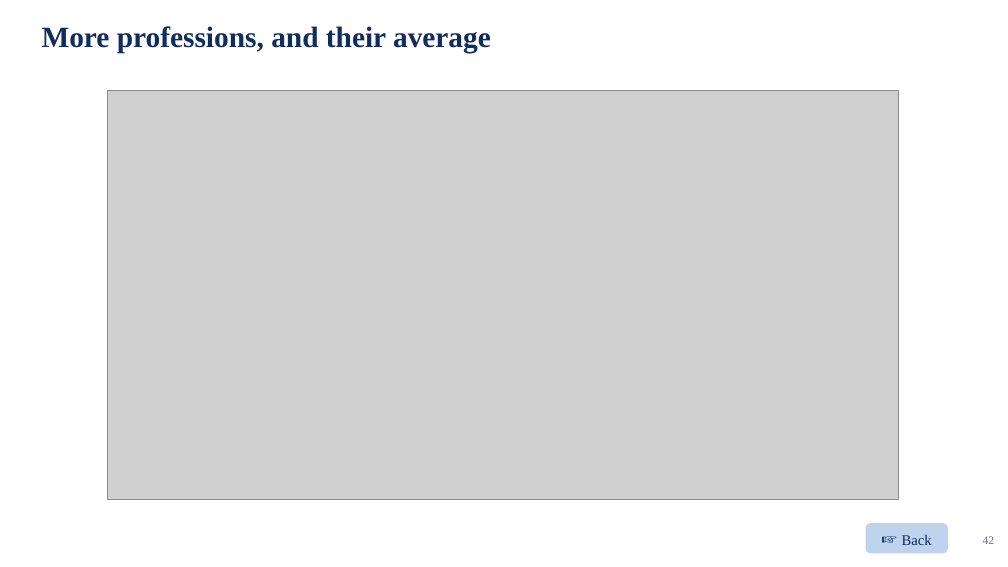
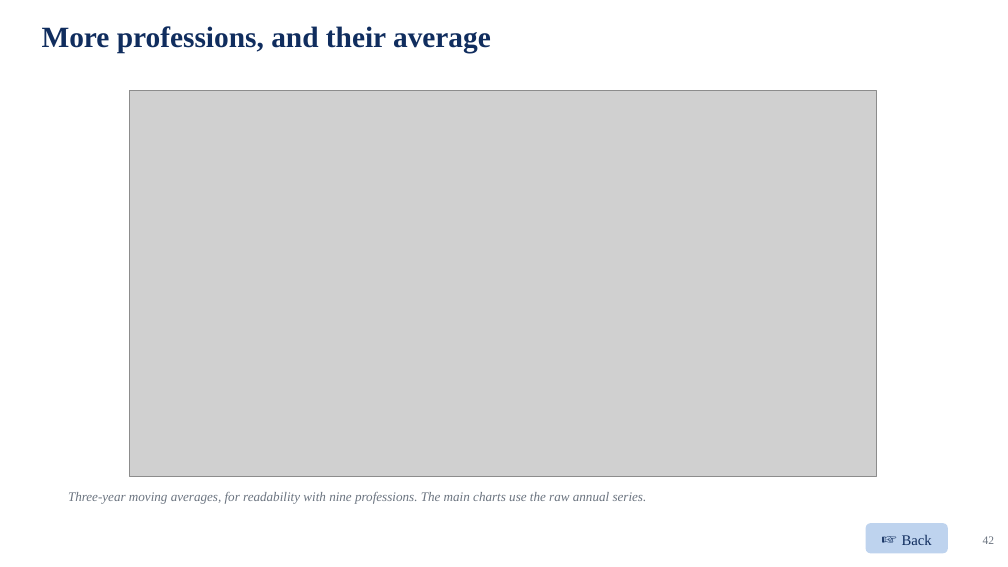
Before and after one commit to jedr1-ship-it/Alternative-Pathways----Quant, a slide deck: slide 42 of report/data_cluster/Proyect_US_cluster.pptx. Drawn at 1008x567 pixels with LibreOffice and Linux fonts; fonts in the diff are those of the drawing; grey boxes stand for pictures. Boxes give left, top, right and bottom in pixels: in the first picture for what was removed or moved away, otherwise in the second. Text is boxed around its words. In the diff, an @@ line names an element or a change of style, - is before the commit and + after.

```diff
--- a/report/data_cluster/Proyect_US_cluster.pptx
+++ b/report/data_cluster/Proyect_US_cluster.pptx
@@ picture: place and size @@
-picture at (107, 91, 898, 499)
+picture at (129, 91, 876, 476)
@@ text added at (68, 492, 647, 504), 12.5 pt, text #6B7480, italic @@
+Three-year moving averages, for readability with nine professions. The main charts use the raw annual series.
```
Also in this commit, not shown: 1 other slide changed, 13 other files.
